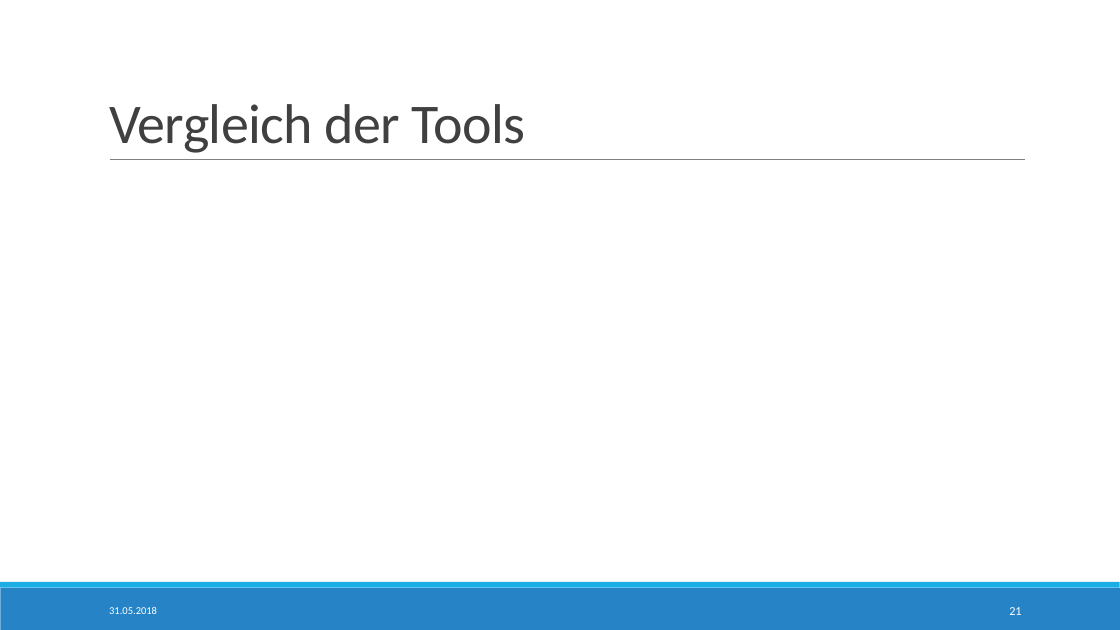
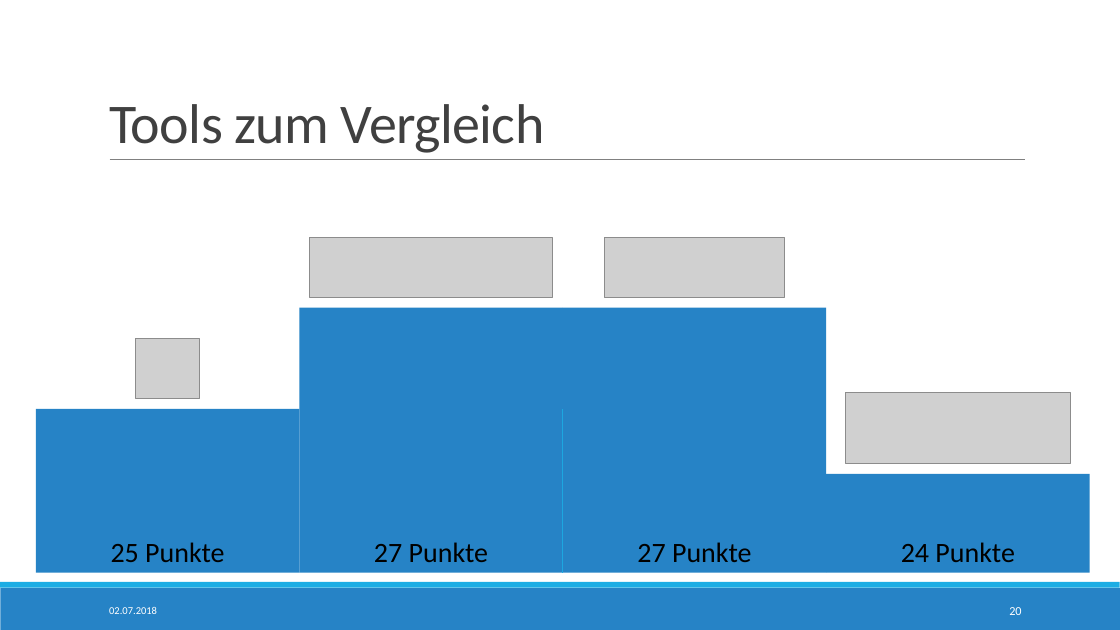
Before and after one commit to StTraeger/sqs-car-webservice, a slide deck: slide 20 of sqsdemoserver/LoadTesting.pptx (slide 21 before the commit). Drawn at 1120x630 pixels with LibreOffice and Linux fonts; fonts in the diff are those of the drawing; grey boxes stand for pictures. Boxes give left, top, right and bottom in pixels: in the first picture for what was removed or moved away, otherwise in the second. Text is boxed around its words. In the diff, an @@ line names an element or a change of style, - is before the commit and + after.

```diff
--- a/sqsdemoserver/LoadTesting.pptx
+++ b/sqsdemoserver/LoadTesting.pptx
@@ title at <box>109,104,545,153</box>: text changed @@
-Vergleich der Tools
+Tools zum Vergleich
@@ picture added at <box>310,238,553,297</box> @@
@@ picture added at <box>605,238,785,297</box> @@
@@ rectangle added at <box>299,308,563,573</box>, fill #2683C6 @@
@@ rectangle added at <box>563,308,827,573</box>, fill #2683C6 @@
@@ picture added at <box>136,339,200,398</box> @@
@@ rectangle added at <box>36,409,300,573</box>, fill #2683C6 @@
@@ line added from (563, 409) to (563, 573), #1CADE4 1 pt @@
@@ picture added at <box>846,392,1070,464</box> @@
@@ rectangle added at <box>827,474,1091,573</box>, fill #2683C6 @@
@@ text added at <box>111,542,224,562</box>, 24 pt, text #000000 @@
+25 Punkte
@@ text added at <box>374,542,488,562</box>, 24 pt, text #000000 @@
+27 Punkte
@@ text added at <box>637,542,751,562</box>, 24 pt, text #000000 @@
+27 Punkte
@@ text added at <box>901,542,1014,562</box>, 24 pt, text #000000 @@
+24 Punkte
@@ text at <box>109,607,157,614</box>: text changed @@
-31.05.2018
+02.07.2018
@@ page number at <box>1009,607,1021,615</box>: text changed @@
-21
+20
```
Also in this commit, not shown: 20 other slides changed, 1 slide added, 2 slides removed.
